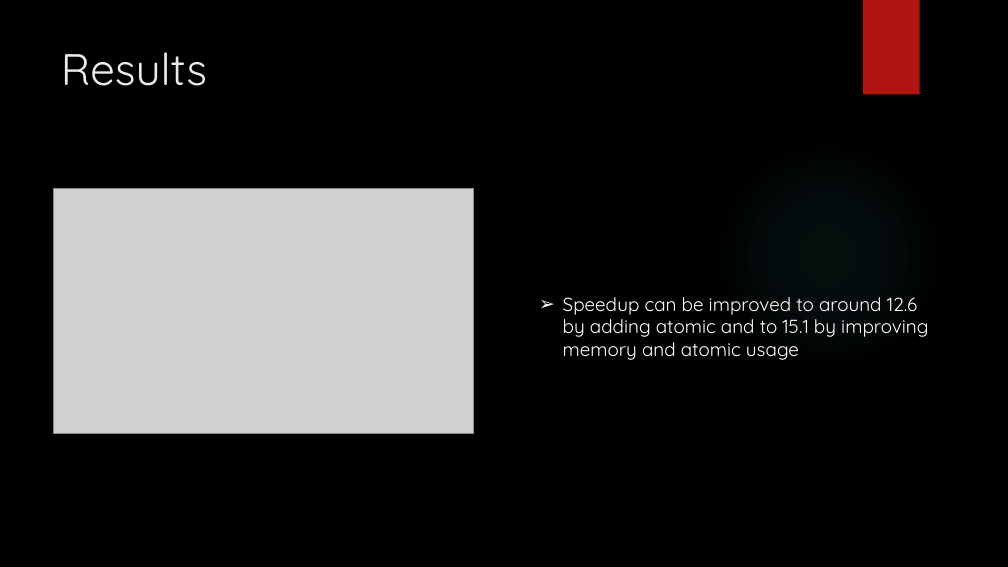
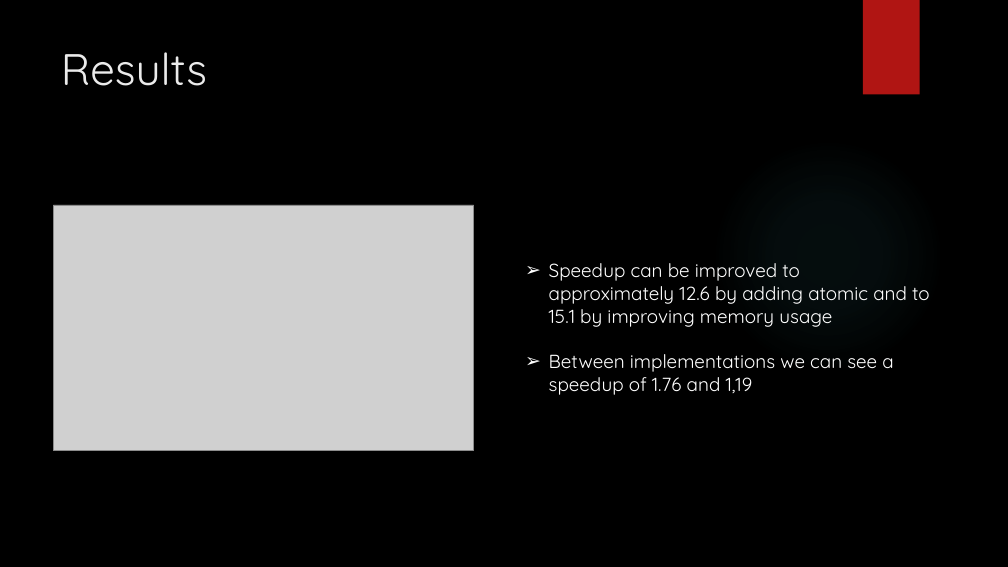
Before and after one commit to pedrocarrega/projectPCM, a slide deck: slide 6 of presentation.pptx. Drawn at 1008x567 pixels with LibreOffice and Linux fonts; fonts in the diff are those of the drawing; grey boxes stand for pictures; background and template pictures are left out. Boxes give left, top, right and bottom in pixels: in the first picture for what was removed or moved away, otherwise in the second. Text is boxed around its words. In the diff, an @@ line names an element or a change of style, - is before the commit and + after.

Commit message:
more speedups

```diff
--- a/presentation.pptx
+++ b/presentation.pptx
@@ picture: place and size @@
-picture at <box>54,188,474,434</box>
+picture at <box>54,205,474,451</box>
@@ text at <box>549,263,930,395</box>: text changed @@
-➢ Speedup can be improved to around 12.6 by adding atomic and to 15.1 by improving memory and atomic usage
+➢ Speedup can be improved to approximately 12.6 by adding atomic and to 15.1 by improving memory usage
+➢ Between implementations we can see a speedup of 1.76 and 1,19
```
